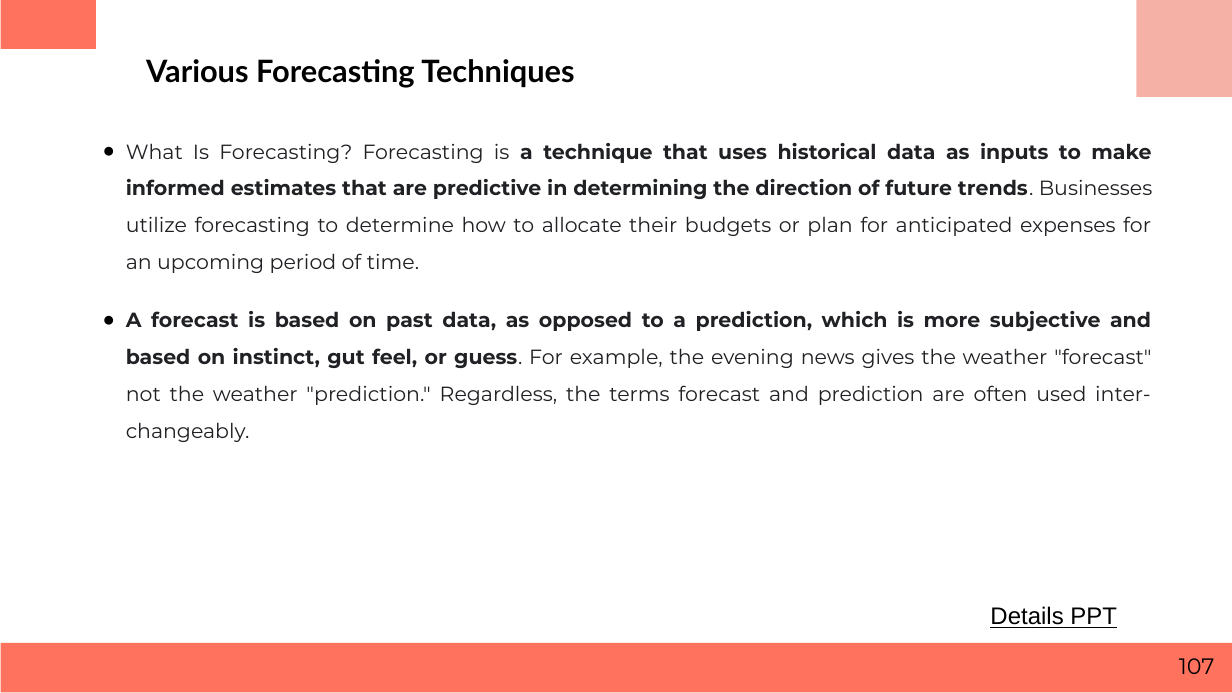
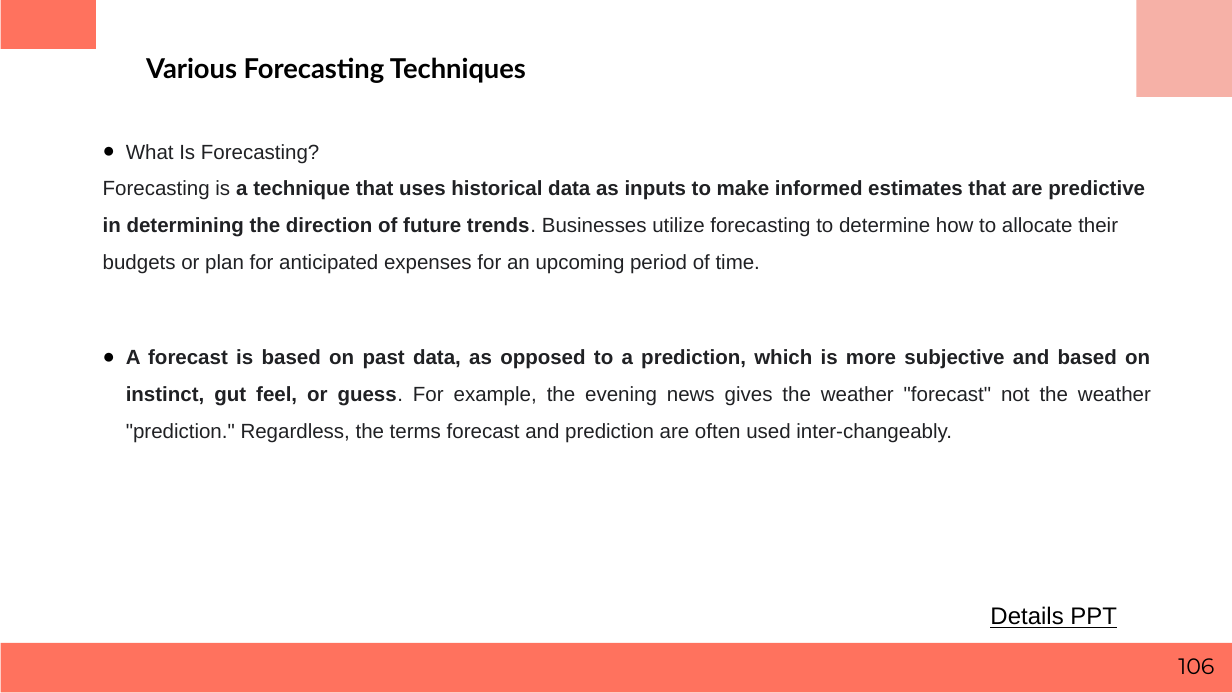
Before and after one commit to keonicsx/Code_Storage, a slide deck: slide 106 of ppt_m3/Business Statistics.pptx (slide 107 before the commit). Drawn at 1232x693 pixels with LibreOffice and Linux fonts; fonts in the diff are those of the drawing. Boxes give left, top, right and bottom in pixels: in the first picture for what was removed or moved away, otherwise in the second. Text is boxed around its words. In the diff, an @@ line names an element or a change of style, - is before the commit and + after.

```diff
--- a/ppt_m3/Business Statistics.pptx
+++ b/ppt_m3/Business Statistics.pptx
@@ title "Various Forecasting Techniques" at (146,57,526,83): size 18 to 16 pt @@
@@ text at (103,144,1145,274): text changed; font Montserrat to Arial @@
-● What Is Forecasting? Forecasting is a technique that uses historical data as inputs to make informed estimates that are predictive in determining the direction of future trends. Businesses utilize forecasting to determine how to allocate their budgets or plan for anticipated expenses for an upcoming period of time.
+● What Is Forecasting?
+Forecasting is a technique that uses historical data as inputs to make informed estimates that are predictive
+in determining the direction of future trends. Businesses utilize forecasting to determine how to allocate their
+budgets or plan for anticipated expenses for an upcoming period of time.
@@ text at (126,349,1151,443): font Montserrat to Arial in "A forecast is based on past data, ..." @@
@@ page number at (1178,658,1214,674): text changed @@
-107
+106
```
Also in this commit, not shown: 44 other slides changed, 2 slides removed, 2 other files.
